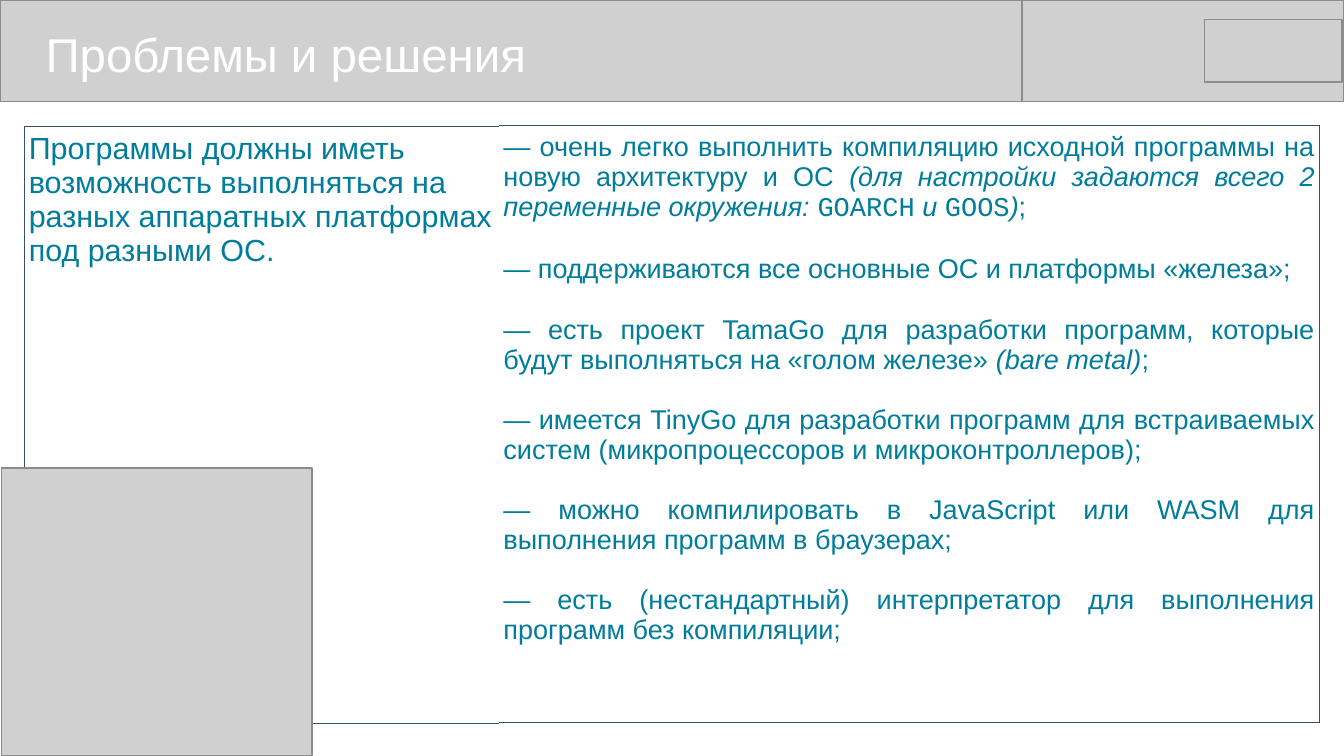
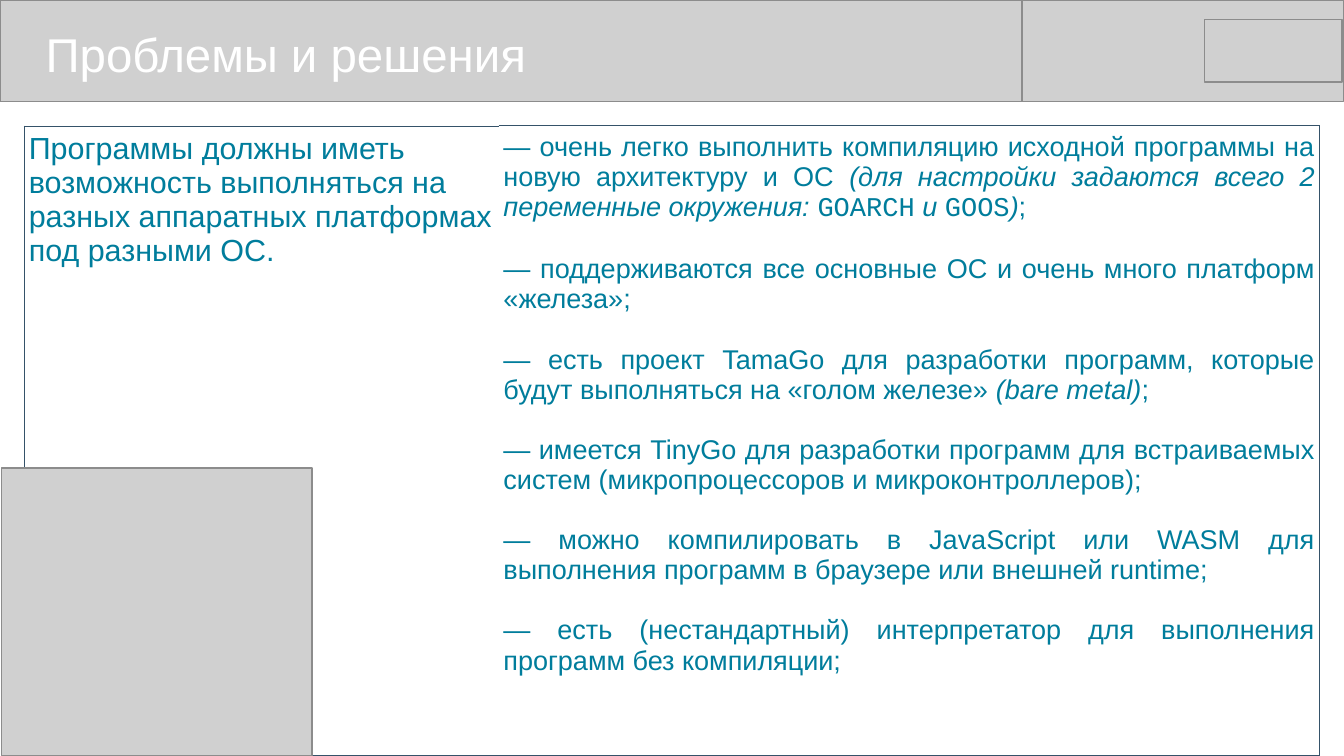
Before and after one commit to mike-shock/Go_language, a slide deck: slide 14 of view/Go_View.odp. Drawn at 1344x756 pixels with LibreOffice and Linux fonts; fonts in the diff are those of the drawing; grey boxes stand for pictures. Boxes give left, top, right and bottom in pixels: in the first picture for what was removed or moved away, otherwise in the second. Text is boxed around its words. In the diff, an @@ line names an element or a change of style, - is before the commit and + after.

```diff
--- a/view/Go_View.odp
+++ b/view/Go_View.odp
@@ table at <box>24,126,1321,710</box> @@
-row 1, column 2: — очень легко выполнить компиляцию исходной программы на новую архитектуру и ОС (для настройки задаются всего 2 переменные окружения: GOARCH и GOOS); / — поддерживаются все основные ОС и платформы «железа»; / — есть проект TamaGo для разработки программ, которые будут выполняться на «голом железе» (bare metal); / — имеется TinyGo для разработки программ для встраиваемых систем (микропроцессоров и микроконтроллеров); / — можно компилировать в JavaScript или WASM для выполнения программ в браузерах; / — есть (нестандартный) интерпретатор для выполнения программ без компиляции;
+row 1, column 2: — очень легко выполнить компиляцию исходной программы на новую архитектуру и ОС (для настройки задаются всего 2 переменные окружения: GOARCH и GOOS); / — поддерживаются все основные ОС и очень много платформ «железа»; / — есть проект TamaGo для разработки программ, которые будут выполняться на «голом железе» (bare metal); / — имеется TinyGo для разработки программ для встраиваемых систем (микропроцессоров и микроконтроллеров); / — можно компилировать в JavaScript или WASM для выполнения программ в браузере или внешней runtime; / — есть (нестандартный) интерпретатор для выполнения программ без компиляции;
```
Also in this commit, not shown: 8 other slides changed, 1 other file.
